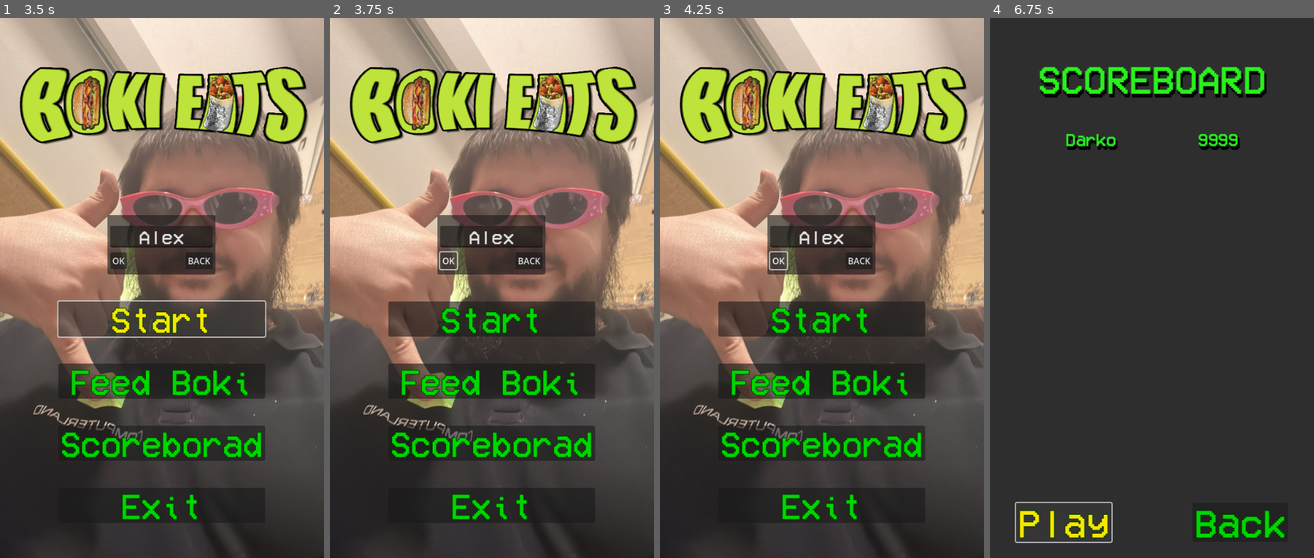
Above: before the commit, frames 1-4 (left to right).
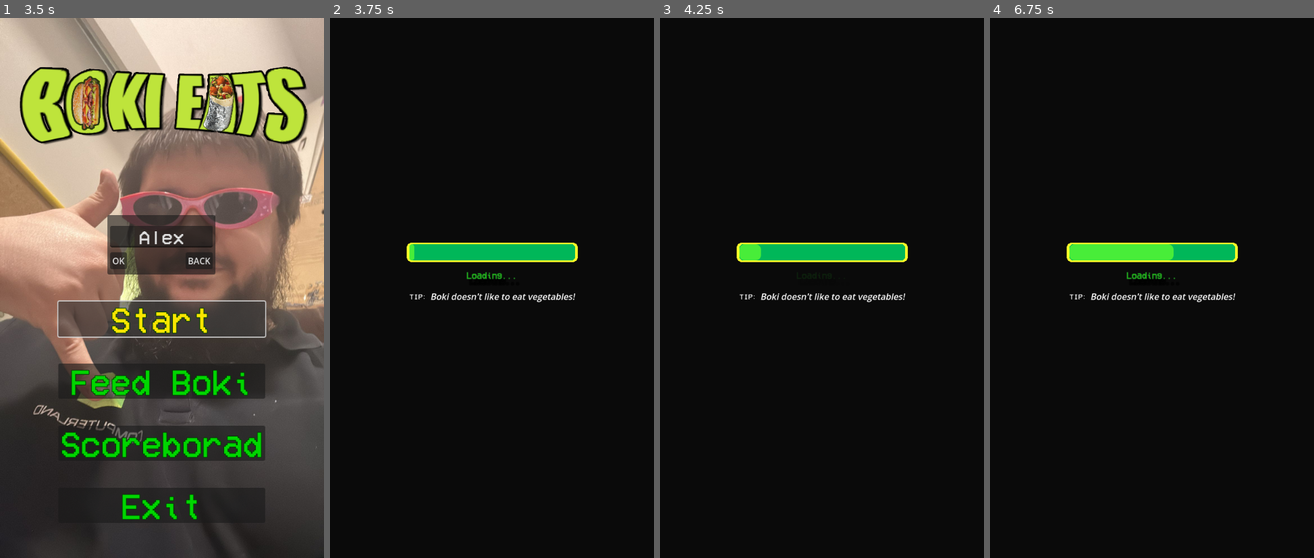
Above: after the commit, the same moments.

Repository: DKirkovik/Boki_eats_game
Game: Godot game, scene res://GUI/main_menu/main_menu.tscn
The game is run twice, just before and just after one commit, with the same random seed, the same clock (stepped at 60 frames per second) and the same inputs.
Inputs (mouse positions are in pixels of both pictures, inside the frame that each line leads up to):
- Up to frame 1 (3.5 s): click "Start" at 0.5 s; click (162, 234) at 1.27 s; type "Alex" at 1.35 s; click "BACK" at 2 s; click "Start" at 2.75 s
- Up to frame 2 (3.75 s): click "OK" at 3.5 s
- Up to frame 3 (4.25 s): no input
- Up to frame 4 (6.75 s): click (1109, 261) at 4.25 s, where only the run before the commit has a clickable "OK"; click (1152, 379) at 5 s, where only the run before the commit has a clickable "Feed Boki"; click (1152, 444) at 5.75 s, where only the run before the commit has a clickable "Scoreborad"; click (1064, 520) at 6.5 s, where only the run before the commit has a clickable "Play"

Frame 1 is identical in both runs. In frame 2, 96% of the frame differs, in the area x 0-100%, y 0-100%; in frame 3, 96%; in frame 4, 98%.

Commit message:
small tweeks

Diff:
--- a/GUI/game_over/game_over.gd
+++ b/GUI/game_over/game_over.gd
@@ -22,3 +22,11 @@
 
 func _on_text_timer_timeout():
 	label.show()
+
+
+func _on_again_pressed():
+	GameManager.change_game_scene()
+
+
+func _on_exit_pressed():
+	GameManager.change_menu_scene()
--- a/GUI/game_over/game_over.tscn
+++ b/GUI/game_over/game_over.tscn
@@ -1,9 +1,10 @@
-[gd_scene load_steps=8 format=3 uid="uid://b1v8pbmdnfeuv"]
+[gd_scene load_steps=9 format=3 uid="uid://b1v8pbmdnfeuv"]
 
 [ext_resource type="Texture2D" uid="uid://cfm7g270ph4ud" path="res://Assets/Sprites/game_over_lol.png" id="1_alxtq"]
 [ext_resource type="Script" path="res://GUI/game_over/game_over.gd" id="1_nb3hy"]
 [ext_resource type="AudioStream" uid="uid://balk0yn5dott0" path="res://Assets/SFX/defeat_lol.wav" id="2_wyakk"]
 [ext_resource type="FontFile" uid="uid://bd15h0dmq2vbx" path="res://Assets/Fonts/VCR_OSD_MONO_1.001.ttf" id="3_efcbb"]
+[ext_resource type="PackedScene" uid="uid://dtic3qg74le2x" path="res://Button/button.tscn" id="4_pg7v8"]
 
 [sub_resource type="LabelSettings" id="LabelSettings_2ywy2"]
 line_spacing = 5.0
@@ -55,7 +56,7 @@
 grow_horizontal = 2
 grow_vertical = 2
 theme_override_constants/margin_top = 150
-theme_override_constants/margin_bottom = 300
+theme_override_constants/margin_bottom = 200
 
 [node name="TextureRect" type="TextureRect" parent="MarginContainer"]
 layout_mode = 2
@@ -64,6 +65,7 @@
 texture = ExtResource("1_alxtq")
 
 [node name="Label" type="Label" parent="MarginContainer"]
+visible = false
 modulate = Color(1, 0.603922, 0.517647, 1)
 layout_mode = 2
 size_flags_horizontal = 4
@@ -72,6 +74,25 @@
 label_settings = SubResource("LabelSettings_2ywy2")
 horizontal_alignment = 1
 vertical_alignment = 1
+
+[node name="MarginContainer" type="MarginContainer" parent="MarginContainer"]
+layout_mode = 2
+size_flags_horizontal = 4
+size_flags_vertical = 8
+
+[node name="VBoxContainer" type="VBoxContainer" parent="MarginContainer/MarginContainer"]
+layout_mode = 2
+theme_override_constants/separation = 20
+
+[node name="Again" parent="MarginContainer/MarginContainer/VBoxContainer" instance=ExtResource("4_pg7v8")]
+layout_mode = 2
+text = "Try Again
+"
+
+[node name="Exit" parent="MarginContainer/MarginContainer/VBoxContainer" instance=ExtResource("4_pg7v8")]
+layout_mode = 2
+text = "Exit
+"
 
 [node name="AudioStreamPlayer2D" type="AudioStreamPlayer2D" parent="."]
 stream = ExtResource("2_wyakk")
@@ -90,5 +111,7 @@
 wait_time = 2.0
 one_shot = true
 
+[connection signal="pressed" from="MarginContainer/MarginContainer/VBoxContainer/Again" to="." method="_on_again_pressed"]
+[connection signal="pressed" from="MarginContainer/MarginContainer/VBoxContainer/Exit" to="." method="_on_exit_pressed"]
 [connection signal="timeout" from="Timer" to="." method="_on_timer_timeout"]
 [connection signal="timeout" from="TextTimer" to="." method="_on_text_timer_timeout"]
--- a/GUI/main_menu/main_menu.gd
+++ b/GUI/main_menu/main_menu.gd
@@ -2,9 +2,20 @@
 
 @onready var main_menu_music = $MainMenuMusic
 @onready var panel_container = $CanvasLayer/MarginContainer/VBoxContainer/PanelContainer
+@onready var name_container = $CanvasLayer/MarginContainer/VBoxContainer/NameContainer
+@onready var player_name = $CanvasLayer/MarginContainer/VBoxContainer/NameContainer/PlayerName
+
+
+var can_start = false
 
 func _ready():
+	GameManager.player_name_changed.connect(_can_start)
 	panel_container.hide()
+	if GameManager.cur_player_stats == null:
+		name_container.hide()
+	else:
+		player_name.text = "Name: " + str(GameManager.cur_player_name)
+		name_container.show()
 
 func _process(delta):
 	if Input.is_action_just_pressed("mute"):
@@ -13,7 +24,11 @@
 
 
 func _on_start_pressed():
-	panel_container.show()
+	if can_start:
+		GameManager.change_game_scene()
+		can_start = false
+	else:
+		panel_container.show()
 
 func _on_exit_pressed():
 	get_tree().quit()
@@ -31,3 +46,15 @@
 
 func _on_scoreboard_pressed():
 	GameManager.change_scoreboard_scene()
+
+
+func _on_button_pressed():
+	can_start = false
+	name_container.hide()
+	panel_container.show()
+
+func _can_start() ->void:
+	if GameManager.cur_player_name == null:
+		can_start = false
+	else:
+		can_start = true
--- a/GUI/main_menu/main_menu.tscn
+++ b/GUI/main_menu/main_menu.tscn
@@ -6,6 +6,17 @@
 [ext_resource type="PackedScene" uid="uid://dtic3qg74le2x" path="res://Button/button.tscn" id="3_4x3t5"]
 [ext_resource type="PackedScene" uid="uid://bac5s1ggnf17w" path="res://GUI/main_menu/test_pop_up.tscn" id="3_m1kn6"]
 [ext_resource type="AudioStream" uid="uid://cxr8hu04yr3bu" path="res://Assets/Music/carnival_of_strangeness.wav" id="4_hg8uo"]
+
+[sub_resource type="LabelSettings" id="LabelSettings_rvvg4"]
+line_spacing = 5.0
+font = ExtResource("2_k70hb")
+font_size = 32
+font_color = Color(0.858824, 0.94902, 0.101961, 1)
+outline_size = 3
+outline_color = Color(0.105882, 0.372549, 0.141176, 1)
+shadow_size = 5
+shadow_color = Color(0, 0, 0, 0.847059)
+shadow_offset = Vector2(3, 6)
 
 [node name="MainMenu" type="Control"]
 layout_mode = 3
@@ -45,9 +56,31 @@
 theme_override_constants/separation = 50
 
 [node name="PanelContainer" parent="CanvasLayer/MarginContainer/VBoxContainer" instance=ExtResource("3_m1kn6")]
+visible = false
 layout_mode = 2
 size_flags_horizontal = 4
 size_flags_vertical = 4
+
+[node name="NameContainer" type="MarginContainer" parent="CanvasLayer/MarginContainer/VBoxContainer"]
+layout_mode = 2
+theme_override_constants/margin_left = 20
+theme_override_constants/margin_right = 20
+
+[node name="PlayerName" type="Label" parent="CanvasLayer/MarginContainer/VBoxContainer/NameContainer"]
+layout_mode = 2
+size_flags_horizontal = 0
+text = "asdfasdffffff"
+label_settings = SubResource("LabelSettings_rvvg4")
+horizontal_alignment = 1
+vertical_alignment = 1
+text_direction = 1
+
+[node name="Button" type="Button" parent="CanvasLayer/MarginContainer/VBoxContainer/NameContainer"]
+layout_mode = 2
+size_flags_horizontal = 8
+size_flags_vertical = 4
+text = "Change
+"
 
 [node name="Start" parent="CanvasLayer/MarginContainer/VBoxContainer" instance=ExtResource("3_4x3t5")]
 layout_mode = 2
@@ -56,10 +89,10 @@
 [node name="FeedBoki" type="Button" parent="CanvasLayer/MarginContainer/VBoxContainer"]
 layout_mode = 2
 size_flags_vertical = 4
+theme_override_colors/font_hover_color = Color(0.976471, 0.901961, 0, 1)
+theme_override_colors/font_pressed_color = Color(0.913725, 0, 0, 1)
+theme_override_colors/font_focus_color = Color(0, 0.690196, 0, 1)
 theme_override_colors/font_color = Color(0, 0.839216, 0, 1)
-theme_override_colors/font_pressed_color = Color(0.913725, 0, 0, 1)
-theme_override_colors/font_hover_color = Color(0.976471, 0.901961, 0, 1)
-theme_override_colors/font_focus_color = Color(0, 0.690196, 0, 1)
 theme_override_colors/font_outline_color = Color(0, 0.247059, 0, 1)
 theme_override_constants/outline_size = 5
 theme_override_fonts/font = ExtResource("2_k70hb")
@@ -71,10 +104,10 @@
 [node name="Scoreboard" type="Button" parent="CanvasLayer/MarginContainer/VBoxContainer"]
 layout_mode = 2
 size_flags_vertical = 4
+theme_override_colors/font_hover_color = Color(0.976471, 0.901961, 0, 1)
+theme_override_colors/font_pressed_color = Color(0.913725, 0, 0, 1)
+theme_override_colors/font_focus_color = Color(0, 0.690196, 0, 1)
 theme_override_colors/font_color = Color(0, 0.839216, 0, 1)
-theme_override_colors/font_pressed_color = Color(0.913725, 0, 0, 1)
-theme_override_colors/font_hover_color = Color(0.976471, 0.901961, 0, 1)
-theme_override_colors/font_focus_color = Color(0, 0.690196, 0, 1)
 theme_override_colors/font_outline_color = Color(0, 0.247059, 0, 1)
 theme_override_constants/outline_size = 5
 theme_override_fonts/font = ExtResource("2_k70hb")
@@ -86,10 +119,10 @@
 [node name="Exit" type="Button" parent="CanvasLayer/MarginContainer/VBoxContainer"]
 layout_mode = 2
 size_flags_vertical = 4
+theme_override_colors/font_hover_color = Color(0.976471, 0.901961, 0, 1)
+theme_override_colors/font_pressed_color = Color(0.913725, 0, 0, 1)
+theme_override_colors/font_focus_color = Color(0, 0.690196, 0, 1)
 theme_override_colors/font_color = Color(0, 0.839216, 0, 1)
-theme_override_colors/font_pressed_color = Color(0.913725, 0, 0, 1)
-theme_override_colors/font_hover_color = Color(0.976471, 0.901961, 0, 1)
-theme_override_colors/font_focus_color = Color(0, 0.690196, 0, 1)
 theme_override_colors/font_outline_color = Color(0, 0.247059, 0, 1)
 theme_override_constants/outline_size = 5
 theme_override_fonts/font = ExtResource("2_k70hb")
@@ -102,6 +135,7 @@
 stream = ExtResource("4_hg8uo")
 autoplay = true
 
+[connection signal="pressed" from="CanvasLayer/MarginContainer/VBoxContainer/NameContainer/Button" to="." method="_on_button_pressed"]
 [connection signal="pressed" from="CanvasLayer/MarginContainer/VBoxContainer/Start" to="." method="_on_start_pressed"]
 [connection signal="pressed" from="CanvasLayer/MarginContainer/VBoxContainer/FeedBoki" to="." method="_on_scores_pressed"]
 [connection signal="pressed" from="CanvasLayer/MarginContainer/VBoxContainer/Scoreboard" to="." method="_on_scoreboard_pressed"]
--- a/GUI/main_menu/test_pop_up.gd
+++ b/GUI/main_menu/test_pop_up.gd
@@ -4,16 +4,30 @@
 @onready var ok = $MarginContainer2/VBoxContainer/MarginContainer/OK
 @onready var back = $MarginContainer2/VBoxContainer/MarginContainer/Back
 
-var line_filled := false
-
-
-
 
 func _on_back_pressed():
 	if self.visible:
+		GameManager.clear_name()
 		hide()
 
+func _on_ok_pressed():
+	if line_edit.text.strip_edges() == "":
+		line_edit.modulate = Color.CRIMSON
+		print("text empty")
+		return
+	else:
+		GameManager.set_player_name(str(line_edit.text))
+		line_edit.modulate = Color.WHITE
+		GameManager.change_game_scene()
 
-func _on_ok_pressed():
-	if line_filled:
-		GameManager.change_game_scene()
+func _on_line_edit_text_submitted(new_text):
+	if line_edit.text.strip_edges() == "":
+		line_edit.modulate = Color.CRIMSON
+		return
+	GameManager.set_player_name(str(line_edit.text))
+	line_edit.modulate = Color.WHITE
+	GameManager.change_game_scene()
+
+func _on_line_edit_text_changed(new_text):
+	line_edit.modulate = Color.WHITE
+	GameManager.set_player_name(str(new_text))
--- a/GUI/main_menu/test_pop_up.tscn
+++ b/GUI/main_menu/test_pop_up.tscn
@@ -47,5 +47,7 @@
 size_flags_horizontal = 8
 text = "BACK"
 
+[connection signal="text_changed" from="MarginContainer2/VBoxContainer/LineEdit" to="." method="_on_line_edit_text_changed"]
+[connection signal="text_submitted" from="MarginContainer2/VBoxContainer/LineEdit" to="." method="_on_line_edit_text_submitted"]
 [connection signal="pressed" from="MarginContainer2/VBoxContainer/MarginContainer/OK" to="." method="_on_ok_pressed"]
 [connection signal="pressed" from="MarginContainer2/VBoxContainer/MarginContainer/Back" to="." method="_on_back_pressed"]
--- a/GameManagers/game_manager.gd
+++ b/GameManagers/game_manager.gd
@@ -7,16 +7,25 @@
 signal scene_changed()
 signal mute_audio()
 signal game_start()
+signal player_name_changed
 
+var max_list_size := 10
 var max_score:float
 var score:float
 var is_game_over:bool = false
 var lives:int
 var cur_player_stats : PlayerStats
+var all_player_list : Array[PlayerStats]
+var cur_player_name
 
 var game_scene: PackedScene = load("res://World/world.tscn")
 var menu_scene: PackedScene = load("res://GUI/main_menu/main_menu.tscn")
 var scoreboard_scene:PackedScene = load("res://Scoreboard/scoreboard.tscn")
+
+func _ready():
+	game_over.connect(_on_game_over)
+	fill_list()
+
 
 func on_score_changed(_score:float) ->void:
 	if !is_game_over:
@@ -40,7 +49,7 @@
 	return lives
 
 func on_lives_changed(_lives:float) ->void:
-	if lives >0:
+	if lives > 0:
 		lives+= _lives
 		lives_changed.emit(lives)
 	elif !is_game_over:
@@ -48,6 +57,7 @@
 		game_over.emit()
 
 func change_game_scene() ->void:
+
 	get_tree().change_scene_to_packed(game_scene)
 	scene_changed.emit()
 
@@ -63,3 +73,54 @@
 func one_up(_lives:int) ->void:
 	lives +=_lives
 	lives_changed.emit(lives)
+
+func set_player_name(p_name : String) ->void:
+	cur_player_name = p_name
+	player_name_changed.emit()
+
+func init_player() ->void:
+	cur_player_stats = PlayerStats.new()
+	cur_player_stats.player_name = cur_player_name
+	cur_player_stats.score = score
+
+
+func update_player_list() ->void:
+	if all_player_list.size() >= max_list_size:
+		print("list big")
+		replace_item_in_list()
+		return
+	all_player_list.append(cur_player_stats)
+	all_player_list.sort_custom(custom_sorting)
+
+
+func _on_game_over() ->void:
+	init_player()
+	update_player_list()
+
+func custom_sorting(a: PlayerStats, b: PlayerStats):
+	if a.score > b.score:
+		return true
+	else:
+		return false
+
+func replace_item_in_list() ->void:
+	for i in range(all_player_list.size()):
+		if all_player_list[i].score < score:
+			all_player_list.insert(i,cur_player_stats)
+			all_player_list.pop_back()
+			all_player_list.sort_custom(custom_sorting)
+			return
+
+
+func fill_list() ->void:
+	for i in range(10):
+		var cur_player_ = PlayerStats.new()
+		cur_player_.player_name = "Darko " + str(i)
+		cur_player_.score = i
+		all_player_list.append(cur_player_)
+		all_player_list.sort_custom(custom_sorting)
+
+
+func clear_name() ->void:
+	cur_player_name = null
+	player_name_changed.emit()
--- a/GameManagers/player_stats.gd
+++ b/GameManagers/player_stats.gd
@@ -2,6 +2,5 @@
 
 class_name PlayerStats
 
-var player_name
-var player_score
-var final_score
+var player_name: String
+var score: float
--- a/Player/boki.tscn
+++ b/Player/boki.tscn
@@ -113,13 +113,9 @@
 random_volume_offset_db = 1.0
 streams_count = 4
 stream_0/stream = ExtResource("3_qf5xk")
-stream_0/weight = 1.0
 stream_1/stream = ExtResource("2_slgxc")
-stream_1/weight = 1.0
 stream_2/stream = ExtResource("5_gq6qy")
-stream_2/weight = 1.0
 stream_3/stream = ExtResource("6_41324")
-stream_3/weight = 1.0
 
 [sub_resource type="CircleShape2D" id="CircleShape2D_h6a1f"]
 radius = 30.0
@@ -129,12 +125,10 @@
 random_volume_offset_db = 0.5
 streams_count = 1
 stream_0/stream = ExtResource("7_gihy4")
-stream_0/weight = 1.0
 
 [sub_resource type="AudioStreamRandomizer" id="AudioStreamRandomizer_val6b"]
 streams_count = 1
 stream_0/stream = ExtResource("9_kct4x")
-stream_0/weight = 1.0
 
 [node name="Boki" type="CharacterBody2D"]
 script = ExtResource("1_l6qle")
--- a/Scoreboard/score_name_container.gd
+++ b/Scoreboard/score_name_container.gd
@@ -2,9 +2,17 @@
 
 @onready var label_name = $Name
 @onready var label_score = $Score
+@onready var timer = $Timer
 
+var score
+var p_name
 
 
 func set_params(score_name,score_score) ->void:
-	label_name.text = str(score_name)
-	label_score.text = str(score_score)
+	p_name =  str(score_name)
+	score = str(score_score)
+
+
+func _on_timer_timeout():
+	label_name.text = p_name
+	label_score.text = score
--- a/Scoreboard/score_name_container.tscn
+++ b/Scoreboard/score_name_container.tscn
@@ -17,7 +17,6 @@
 [node name="Name" type="Label" parent="."]
 layout_mode = 2
 size_flags_horizontal = 0
-text = "Darko"
 label_settings = ExtResource("1_c0gfi")
 horizontal_alignment = 2
 vertical_alignment = 1
@@ -25,6 +24,12 @@
 [node name="Score" type="Label" parent="."]
 layout_mode = 2
 size_flags_horizontal = 8
-text = "9999"
 label_settings = ExtResource("1_c0gfi")
 vertical_alignment = 1
+
+[node name="Timer" type="Timer" parent="."]
+wait_time = 0.1
+one_shot = true
+autostart = true
+
+[connection signal="timeout" from="Timer" to="." method="_on_timer_timeout"]
--- a/Scoreboard/scoreboard.gd
+++ b/Scoreboard/scoreboard.gd
@@ -2,16 +2,28 @@
 
 @export var score_container : PackedScene
 @onready var names_container = $Panel/ScoreContainer/NamesContainer
+@onready var play = $Panel/ButtonContainer/HBoxContainer/Play
 
+func _ready():
+	if GameManager.all_player_list.is_empty():
+		play.hide()
+	else:
+		fill_container(GameManager.all_player_list)
 
-
-func fill_container(score_list) ->void:
-	for score in score_list:
-		instant_score_name_cont(score.player_name,score.player_score)
-
+func fill_container(list) ->void:
+	for p in list:
+		instant_score_name_cont(p.player_name,p.score)
 
 
 func instant_score_name_cont(names,scores) ->void:
 	var score_container_inst = score_container.instantiate()
 	score_container_inst.set_params(names,scores)
 	names_container.add_child(score_container_inst)
+
+
+func _on_play_pressed():
+	GameManager.change_game_scene()
+
+
+func _on_back_pressed():
+	GameManager.change_menu_scene()
--- a/Scoreboard/scoreboard.tscn
+++ b/Scoreboard/scoreboard.tscn
@@ -24,6 +24,7 @@
 grow_horizontal = 2
 grow_vertical = 2
 script = ExtResource("1_44moo")
+score_container = ExtResource("3_6vsrg")
 
 [node name="Panel" type="Panel" parent="."]
 layout_mode = 1
@@ -66,9 +67,6 @@
 [node name="NamesContainer" type="VBoxContainer" parent="Panel/ScoreContainer"]
 layout_mode = 2
 
-[node name="ScoreNameContainer" parent="Panel/ScoreContainer/NamesContainer" instance=ExtResource("3_6vsrg")]
-layout_mode = 2
-
 [node name="ButtonContainer" type="MarginContainer" parent="Panel"]
 layout_mode = 1
 anchors_preset = 12
@@ -98,3 +96,6 @@
 size_flags_horizontal = 0
 text = "Back
 "
+
+[connection signal="pressed" from="Panel/ButtonContainer/HBoxContainer/Play" to="." method="_on_play_pressed"]
+[connection signal="pressed" from="Panel/ButtonContainer/HBoxContainer/Back" to="." method="_on_back_pressed"]
--- a/Walls/bottom_wall.tscn
+++ b/Walls/bottom_wall.tscn
@@ -16,7 +16,6 @@
 random_volume_offset_db = 1.0
 streams_count = 1
 stream_0/stream = ExtResource("3_otfca")
-stream_0/weight = 1.0
 
 [sub_resource type="Animation" id="Animation_fu18s"]
 length = 0.001
--- a/World/world.gd
+++ b/World/world.gd
@@ -3,7 +3,8 @@
 func _process(delta):
 
 	if Input.is_action_just_pressed("restart"):
-		get_tree().reload_current_scene()
+		pass
+		#get_tree().reload_current_scene()
 
 	if Input.is_action_just_pressed("exit"):
 		get_tree().quit()
--- /dev/null
+++ b/default_bus_layout.tres
@@ -0,0 +1,3 @@
+[gd_resource type="AudioBusLayout" format=3 uid="uid://d1jwmjlspqwxh"]
+
+[resource]
--- a/project.godot
+++ b/project.godot
@@ -12,7 +12,7 @@
 
 config/name="Boki_eats"
 run/main_scene="res://GUI/main_menu/main_menu.tscn"
-config/features=PackedStringArray("4.2", "GL Compatibility")
+config/features=PackedStringArray("4.3", "GL Compatibility")
 config/icon="res://icon.svg"
 
 [autoload]
@@ -30,40 +30,45 @@
 
 left={
 "deadzone": 0.5,
-"events": [Object(InputEventKey,"resource_local_to_scene":fa …(171 unchanged characters)… keycode":65,"key_label":0,"unicode":97,"echo":false,"script":null)
-, Object(InputEventKey,"resource_local_to_scene":false,"reso …(166 unchanged characters)… ode":4194319,"key_label":0,"unicode":0,"echo":false,"script":null)
+"events": [Object(InputEventKey,"resource_local_to_scene":fa …(171 unchanged characters)… keycode":65,"key_label":0,"unicode":97,"location":0,"echo":false,"script":null)
+, Object(InputEventKey,"resource_local_to_scene":false,"reso …(166 unchanged characters)… ode":4194319,"key_label":0,"unicode":0,"location":0,"echo":false,"script":null)
 ]
 }
 right={
 "deadzone": 0.5,
-"events": [Object(InputEventKey,"resource_local_to_scene":fa …(172 unchanged characters)… eycode":68,"key_label":0,"unicode":100,"echo":false,"script":null)
-, Object(InputEventKey,"resource_local_to_scene":false,"reso …(166 unchanged characters)… ode":4194321,"key_label":0,"unicode":0,"echo":false,"script":null)
+"events": [Object(InputEventKey,"resource_local_to_scene":fa …(172 unchanged characters)… eycode":68,"key_label":0,"unicode":100,"location":0,"echo":false,"script":null)
+, Object(InputEventKey,"resource_local_to_scene":false,"reso …(166 unchanged characters)… ode":4194321,"key_label":0,"unicode":0,"location":0,"echo":false,"script":null)
 ]
 }
 up={
 "deadzone": 0.5,
-"events": [Object(InputEventKey,"resource_local_to_scene":fa …(172 unchanged characters)… eycode":87,"key_label":0,"unicode":119,"echo":false,"script":null)
-, Object(InputEventKey,"resource_local_to_scene":false,"reso …(166 unchanged characters)… ode":4194320,"key_label":0,"unicode":0,"echo":false,"script":null)
+"events": [Object(InputEventKey,"resource_local_to_scene":fa …(172 unchanged characters)… eycode":87,"key_label":0,"unicode":119,"location":0,"echo":false,"script":null)
+, Object(InputEventKey,"resource_local_to_scene":false,"reso …(166 unchanged characters)… ode":4194320,"key_label":0,"unicode":0,"location":0,"echo":false,"script":null)
 ]
 }
 down={
 "deadzone": 0.5,
-"events": [Object(InputEventKey,"resource_local_to_scene":fa …(172 unchanged characters)… eycode":83,"key_label":0,"unicode":115,"echo":false,"script":null)
-, Object(InputEventKey,"resource_local_to_scene":false,"reso …(166 unchanged characters)… ode":4194322,"key_label":0,"unicode":0,"echo":false,"script":null)
+"events": [Object(InputEventKey,"resource_local_to_scene":fa …(172 unchanged characters)… eycode":83,"key_label":0,"unicode":115,"location":0,"echo":false,"script":null)
+, Object(InputEventKey,"resource_local_to_scene":false,"reso …(166 unchanged characters)… ode":4194322,"key_label":0,"unicode":0,"location":0,"echo":false,"script":null)
 ]
 }
 exit={
 "deadzone": 0.5,
-"events": [Object(InputEventKey,"resource_local_to_scene":fa …(175 unchanged characters)… ode":4194305,"key_label":0,"unicode":0,"echo":false,"script":null)
+"events": [Object(InputEventKey,"resource_local_to_scene":fa …(175 unchanged characters)… ode":4194305,"key_label":0,"unicode":0,"location":0,"echo":false,"script":null)
 ]
 }
 restart={
 "deadzone": 0.5,
-"events": [Object(InputEventKey,"resource_local_to_scene":fa …(172 unchanged characters)… eycode":82,"key_label":0,"unicode":114,"echo":false,"script":null)
+"events": [Object(InputEventKey,"resource_local_to_scene":fa …(172 unchanged characters)… eycode":82,"key_label":0,"unicode":114,"location":0,"echo":false,"script":null)
 ]
 }
 mute={
 "deadzone": 0.5,
-"events": [Object(InputEventKey,"resource_local_to_scene":fa …(172 unchanged characters)… eycode":77,"key_label":0,"unicode":109,"echo":false,"script":null)
+"events": [Object(InputEventKey,"resource_local_to_scene":fa …(172 unchanged characters)… eycode":77,"key_label":0,"unicode":109,"location":0,"echo":false,"script":null)
 ]
 }
+
+[rendering]
+
+renderer/rendering_method="gl_compatibility"
+renderer/rendering_method.mobile="gl_compatibility"
Not shown: 1 places in GUI/main_menu/main_menu.tscn that only renumber resources
